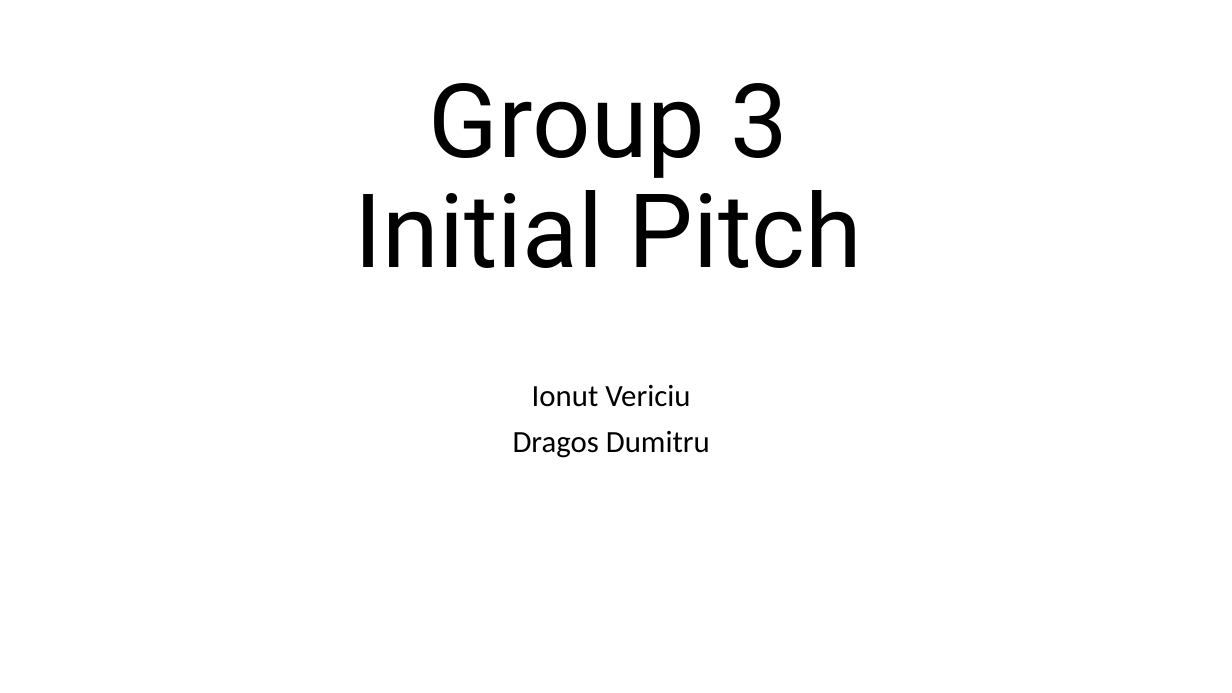
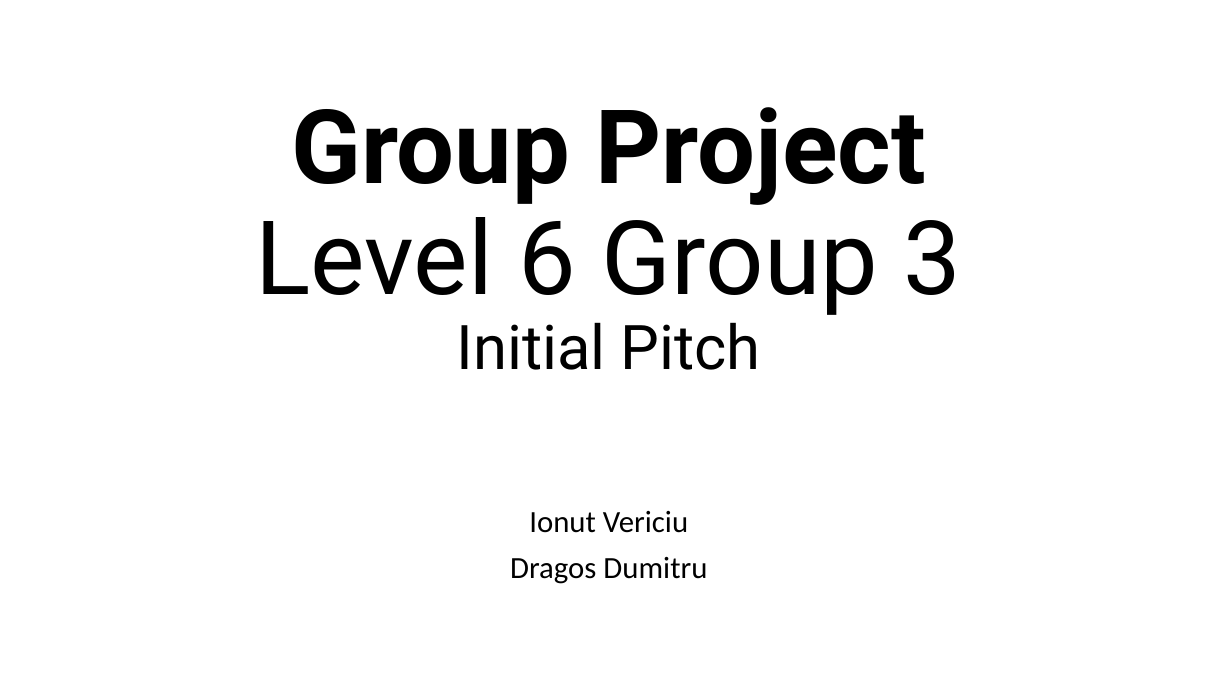
Before and after one commit to UoSGamesGroups/level-6-l6-group-3, a slide deck: slide 1 of Presentations/Presentation_12.10.2016/Initial_pitch.pptx. Drawn at 1232x693 pixels with LibreOffice and Linux fonts; fonts in the diff are those of the drawing. Boxes give left, top, right and bottom in pixels: in the first picture for what was removed or moved away, otherwise in the second. Text is boxed around its words. In the diff, an @@ line names an element or a change of style, - is before the commit and + after.

Commit message:
Minor change to presentation

```diff
--- a/Presentations/Presentation_12.10.2016/Initial_pitch.pptx
+++ b/Presentations/Presentation_12.10.2016/Initial_pitch.pptx
@@ title at <box>256,107,962,370</box>: text changed @@
-Group 3
-Initial Pitch
+Group Project
+Level 6 Group 3
+Initial Pitch
@@ subtitle "Ionut Vericiu": place and size @@
-subtitle "Ionut Vericiu" at <box>513,385,710,458</box>
+subtitle "Ionut Vericiu" at <box>510,511,707,584</box>
```
